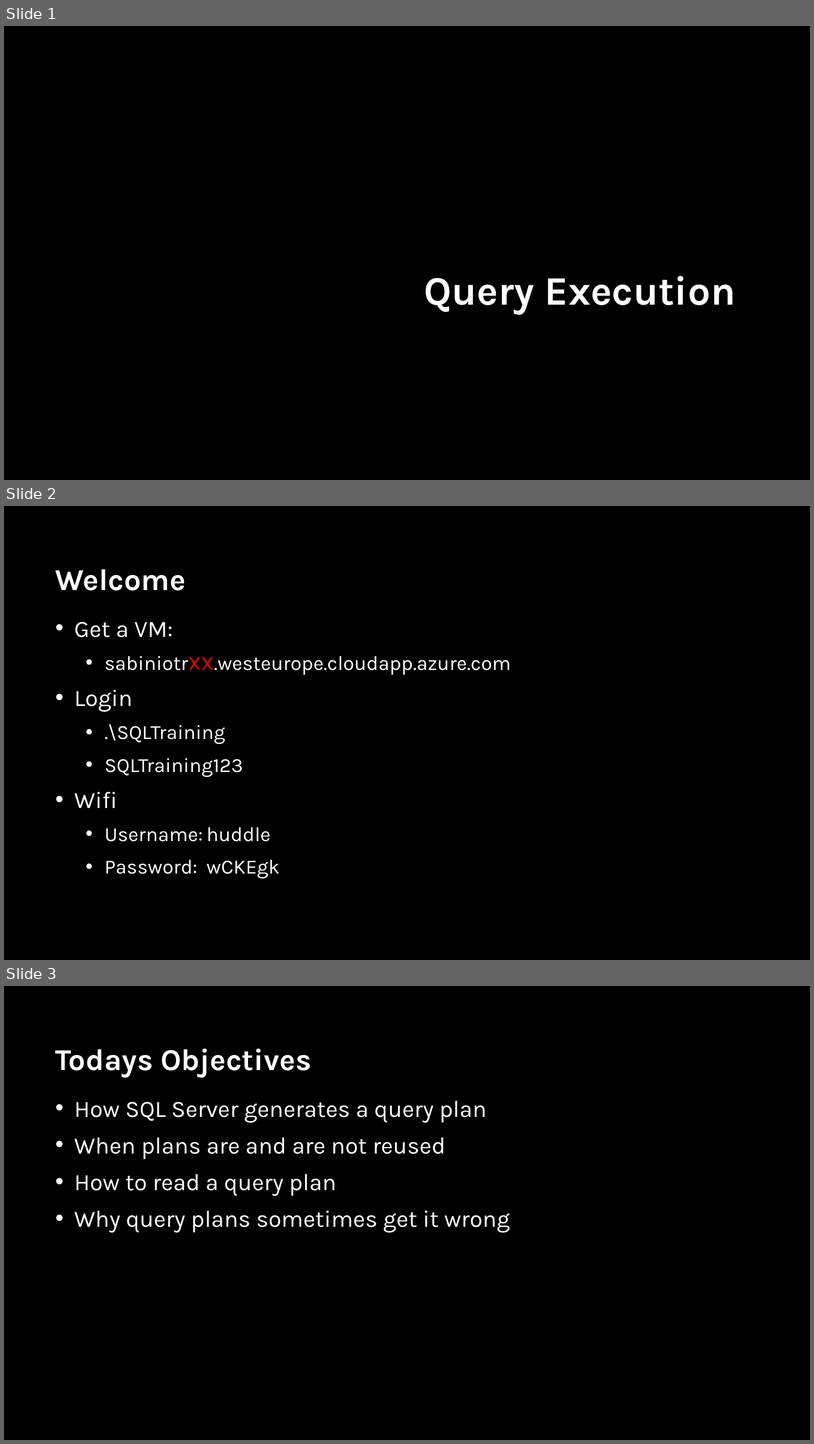
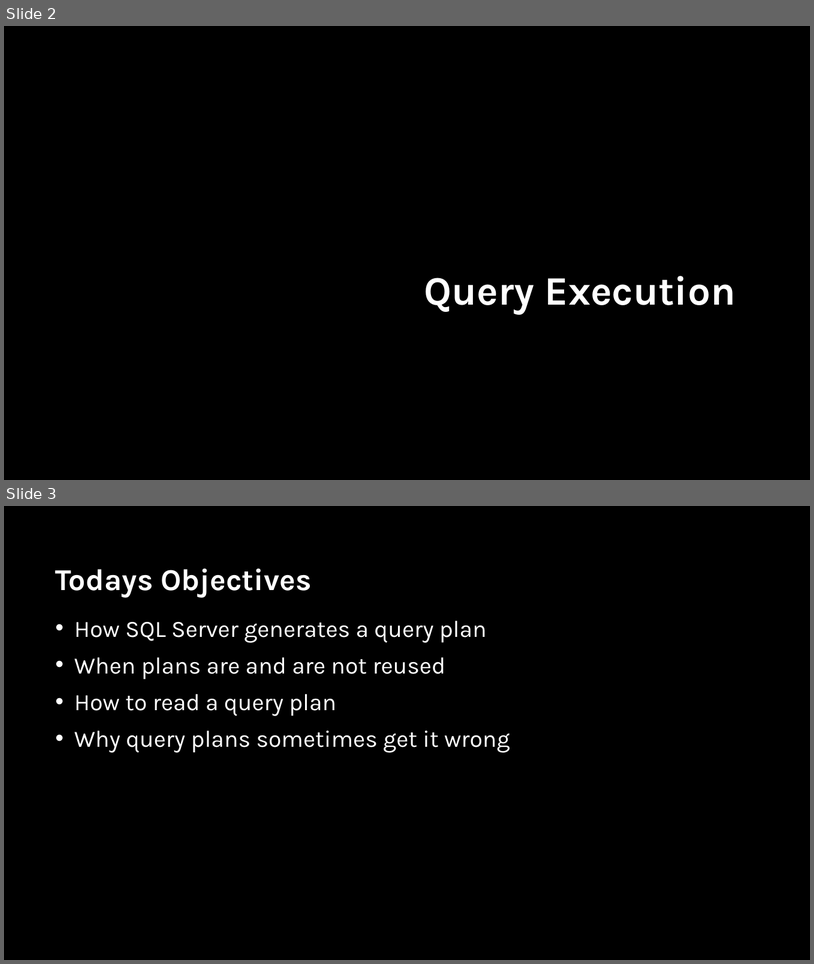
Before and after one commit to sabinio/SQLTraining, a slide deck: Slides/3. Query Execution.pptx. Shown one above the other, each under a label of ours: slides 1, 2 and 3 before the commit, slides 2 and 3 after it. The pictures are 814x1444 and 814x964 pixels, drawn with LibreOffice and Linux fonts; fonts in the diff are those of the drawing; background and template pictures are left out. Boxes give left, top, right and bottom in pixels: in the first picture for what was removed or moved away, otherwise in the second. Text is boxed around its words. In the diff, an @@ line names an element or a change of style, - is before the commit and + after.

```diff
--- a/Slides/3. Query Execution.pptx
+++ b/Slides/3. Query Execution.pptx
@@ slide 2 removed at (4,506,810,960), background picture (left out) @@
@@ title removed at (56,569,186,591) @@
-Welcome
@@ text removed at (74,622,512,879) @@
-• Get a VM:
-  • sabiniotrXX.westeurope.cloudapp.azure.com
-• Login
-  • .\SQLTraining
-  • SQLTraining123
-• Wifi
-  • Username: huddle
-  • Password: wCKEgk
@@ what was slide 1 is now slide 2 @@
```
Also in this commit, not shown: 1 slide added, 4 other files.
